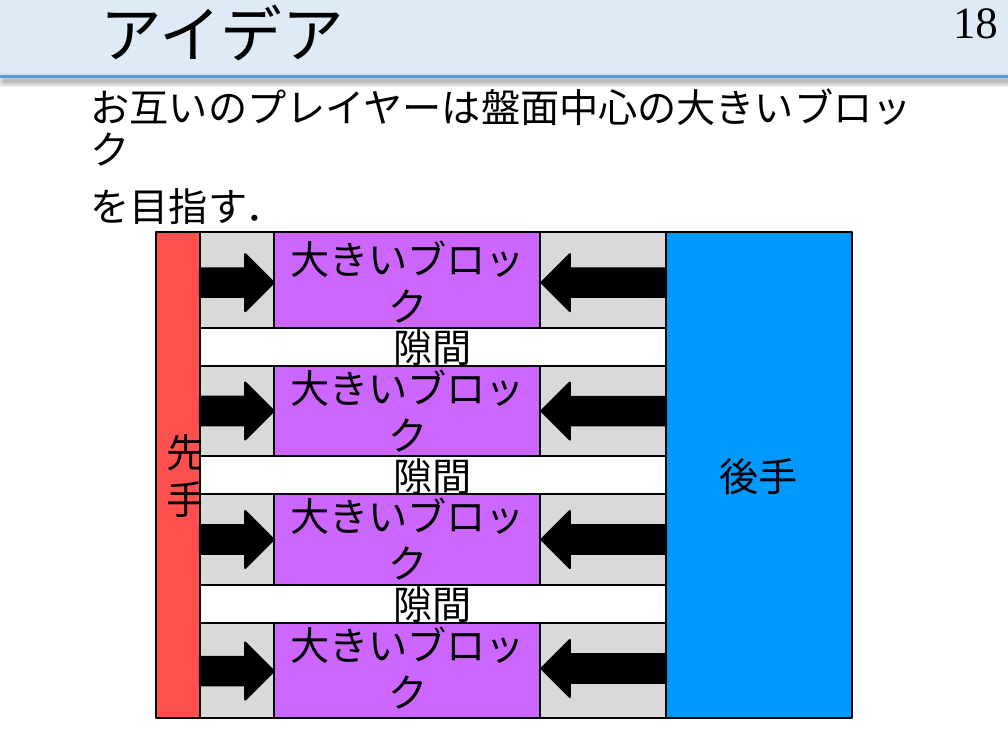
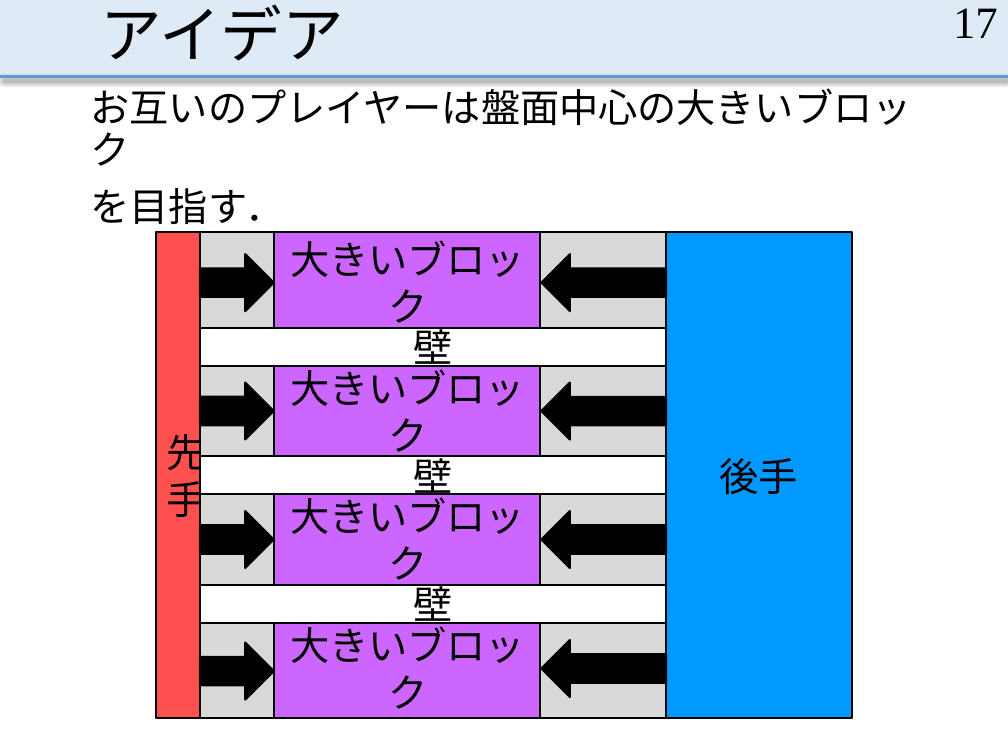
Before and after one commit to MasayaOda/SR, a slide deck: slide 17 of 190513oda.pptx (slide 18 before the commit). Drawn at 1008x756 pixels with LibreOffice and Linux fonts; fonts in the diff are those of the drawing. Boxes give left, top, right and bottom in pixels: in the first picture for what was removed or moved away, otherwise in the second. Text is boxed around its words. In the diff, an @@ line names an element or a change of style, - is before the commit and + after.

```diff
--- a/190513oda.pptx
+++ b/190513oda.pptx
@@ page number at <box>953,8,998,38</box>: text changed @@
-18
+17
@@ text in rectangle at <box>413,327,452,373</box>: text changed @@
-隙間
+壁
@@ text in rectangle at <box>413,455,452,502</box>: text changed @@
-隙間
+壁
@@ text in rectangle at <box>413,584,452,630</box>: text changed @@
-隙間
+壁
```
Also in this commit, not shown: 11 other slides changed, 12 slides added, 22 slides removed.
